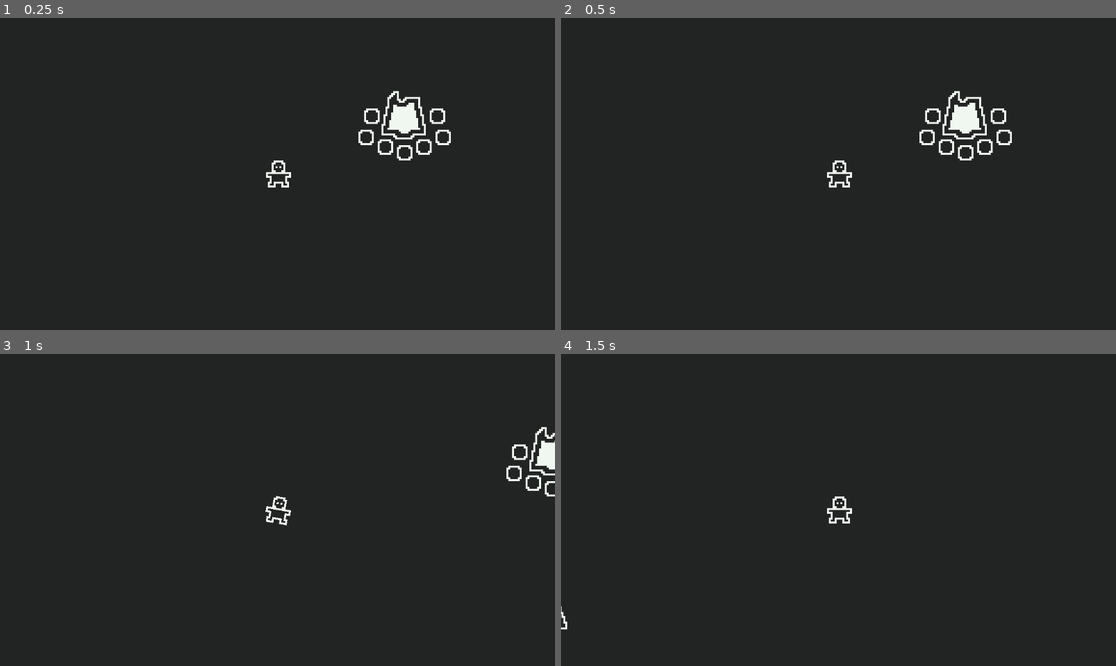
Above: before the commit, frames 1-4 (two rows, left to right).
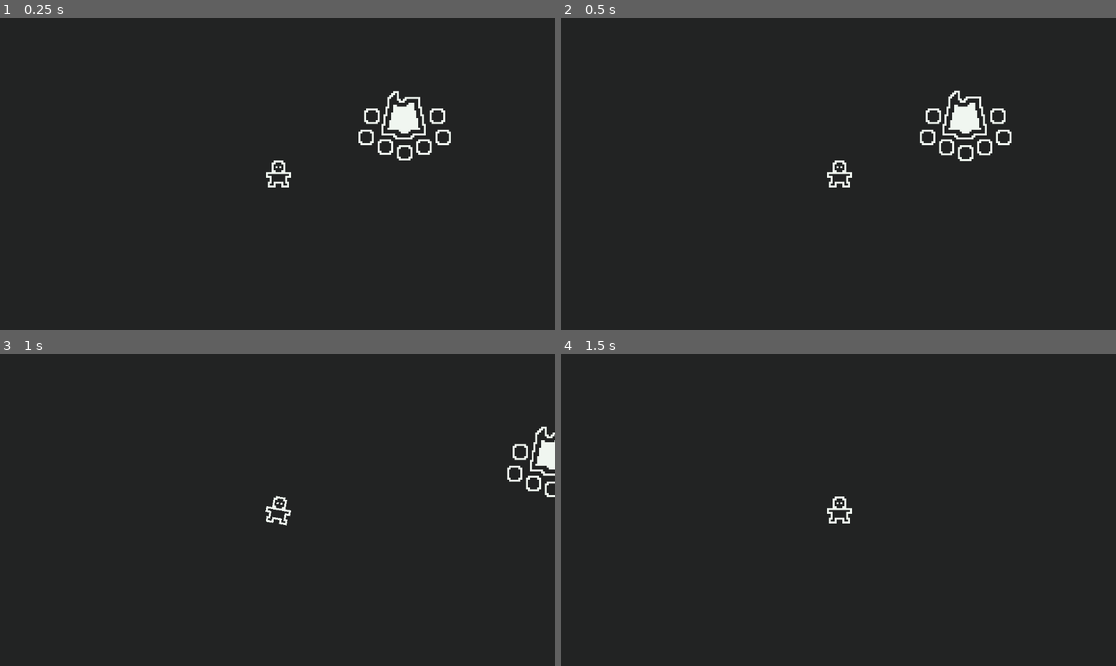
Above: after the commit, the same moments.

Repository: ArthurNaue/survival
Game: Godot game, scene res://scenes/world/root/world.tscn
The game is run twice, just before and just after one commit, with the same random seed, the same clock (stepped at 60 frames per second) and the same inputs.
Inputs (mouse positions are in pixels of both pictures, inside the frame that each line leads up to):
- Up to frame 1 (0.25 s): no input
- Up to frame 2 (0.5 s): no input
- Up to frame 3 (1 s): move the mouse to (399, 494) at 0.52 s; hold A (A) from 0.53 s (still down); tap D (D) at 0.8 s
- Up to frame 4 (1.5 s): move the mouse to (727, 525) at 1.27 s; release A (A) at 1.28 s; tap D (D) at 1.35 s

Frame 1 is identical in both runs. In frame 2, 0.2% of the frame differs, in the area x 64-82%, y 23-46%; in frame 3, 0.2%; in frame 4, less than 0.1%.

Commit message:
resourceObjects Revamp

Diff:
--- a/project.godot
+++ b/project.godot
@@ -77,7 +77,10 @@
 [layer_names]
 
 2d_physics/layer_1="world"
-2d_physics/layer_2="player"
+2d_physics/layer_2="resourceObjects"
+2d_physics/layer_3="constructions"
+2d_physics/layer_4="enemies"
+2d_physics/layer_5="player"
 
 [rendering]
 
--- /dev/null
+++ b/resources/resourceObjects/ironRock/root/ironRockStats.tres
@@ -0,0 +1,11 @@
+[gd_resource type="Resource" script_class="ResourceObjectsStats" load_steps=4 format=3 uid="uid://dgddv8v2nw1er"]
+
+[ext_resource type="Resource" uid="uid://bpgpe5wl8r21o" path="res://resources/items/resources/iron/root/ironStats.tres" id="1_5ikcy"]
+[ext_resource type="Script" path="res://scripts/resourceObjects/stats/root/resourceObjectsStats.gd" id="2_1mkq6"]
+[ext_resource type="Texture2D" uid="uid://d2jhmnn6bj56g" path="res://assets/images/resourceObjects/ironRock/root/ironRock.png" id="3_7ttb5"]
+
+[resource]
+script = ExtResource("2_1mkq6")
+sprite = ExtResource("3_7ttb5")
+health = 25
+drop = ExtResource("1_5ikcy")
--- a/resources/resourceObjects/rock/root/rockStats.tres
+++ b/resources/resourceObjects/rock/root/rockStats.tres
@@ -1,9 +1,11 @@
-[gd_resource type="Resource" script_class="ResourceObjectsStats" load_steps=3 format=3 uid="uid://bkqm4fp34ty5s"]
+[gd_resource type="Resource" script_class="ResourceObjectsStats" load_steps=4 format=3 uid="uid://bkqm4fp34ty5s"]
 
 [ext_resource type="Resource" uid="uid://c3vwr4y0tieqj" path="res://resources/items/resources/stone/root/stoneStats.tres" id="1_1hjhe"]
 [ext_resource type="Script" path="res://scripts/resourceObjects/stats/root/resourceObjectsStats.gd" id="1_ivy0y"]
+[ext_resource type="Texture2D" uid="uid://dne6w5dgho0vy" path="res://assets/images/resourceObjects/rock/root/rock.png" id="3_00jyj"]
 
 [resource]
 script = ExtResource("1_ivy0y")
+sprite = ExtResource("3_00jyj")
 health = 5
 drop = ExtResource("1_1hjhe")
--- a/resources/resourceObjects/tree/root/treeStats.tres
+++ b/resources/resourceObjects/tree/root/treeStats.tres
@@ -1,9 +1,11 @@
-[gd_resource type="Resource" script_class="ResourceObjectsStats" load_steps=3 format=3 uid="uid://dtjwabqaluuxq"]
+[gd_resource type="Resource" script_class="ResourceObjectsStats" load_steps=4 format=3 uid="uid://dtjwabqaluuxq"]
 
 [ext_resource type="Resource" uid="uid://bp4py70cguh7h" path="res://resources/items/resources/wood/root/woodStats.tres" id="1_3lwxh"]
 [ext_resource type="Script" path="res://scripts/resourceObjects/stats/root/resourceObjectsStats.gd" id="1_yypsq"]
+[ext_resource type="Texture2D" uid="uid://b2m7dsadgm178" path="res://assets/images/resourceObjects/tree/root/tree.png" id="3_c1ngp"]
 
 [resource]
 script = ExtResource("1_yypsq")
-health = 3
+sprite = ExtResource("3_c1ngp")
+health = 2
 drop = ExtResource("1_3lwxh")
--- a/scenes/constructions/root/construction.tscn
+++ b/scenes/constructions/root/construction.tscn
@@ -47,7 +47,8 @@
 size = Vector2(42, 43)
 
 [node name="construction" type="StaticBody2D" node_paths=PackedStringArray("sprite")]
-collision_mask = 2
+collision_layer = 4
+collision_mask = 31
 script = ExtResource("1_8pj86")
 sprite = NodePath("sprite")
 
@@ -65,7 +66,8 @@
 }
 
 [node name="hitbox" type="Area2D" parent="."]
-collision_mask = 2
+collision_layer = 4
+collision_mask = 16
 
 [node name="col" type="CollisionShape2D" parent="hitbox"]
 position = Vector2(0, 0.5)
--- a/scenes/entities/player/root/player.tscn
+++ b/scenes/entities/player/root/player.tscn
@@ -67,7 +67,8 @@
 }
 
 [node name="player" type="CharacterBody2D" node_paths=PackedStringArray("sprite", "animation", "gui") groups=["player"]]
-collision_layer = 2
+collision_layer = 16
+collision_mask = 31
 script = ExtResource("1_7lwcm")
 sprite = NodePath("sprite")
 animation = NodePath("anim")
@@ -90,7 +91,8 @@
 autoplay = "idle"
 
 [node name="hitbox" type="Area2D" parent="."]
-collision_layer = 2
+collision_layer = 16
+collision_mask = 6
 
 [node name="col" type="CollisionShape2D" parent="hitbox"]
 position = Vector2(0.5, 0)
--- a/scenes/items/root/item.tscn
+++ b/scenes/items/root/item.tscn
@@ -68,13 +68,16 @@
 
 [node name="item" type="StaticBody2D" node_paths=PackedStringArray("sprite")]
 scale = Vector2(0.5, 0.5)
+collision_layer = 2
+collision_mask = 16
 script = ExtResource("1_6x1xf")
 sprite = NodePath("sprite")
 
 [node name="sprite" type="Sprite2D" parent="."]
 
 [node name="hitbox" type="Area2D" parent="."]
-collision_mask = 2
+collision_layer = 2
+collision_mask = 16
 
 [node name="col" type="CollisionShape2D" parent="hitbox"]
 shape = SubResource("RectangleShape2D_lctf7")
--- a/scenes/resourceObjects/rock/root/rock.tscn
+++ b/scenes/resourceObjects/root/resourceObjects.tscn
@@ -1,7 +1,6 @@
 [gd_scene load_steps=13 format=3 uid="uid://cgol6uoqdcvtj"]
 
 [ext_resource type="Script" path="res://scripts/resourceObjects/root/resourceObjects.gd" id="1_6xegt"]
-[ext_resource type="Texture2D" uid="uid://dne6w5dgho0vy" path="res://assets/images/resourceObjects/rock/root/rock.png" id="1_waexf"]
 [ext_resource type="Resource" uid="uid://bkqm4fp34ty5s" path="res://resources/resourceObjects/rock/root/rockStats.tres" id="2_6mld6"]
 [ext_resource type="Script" path="res://scripts/components/damageButton/root/damageButtonComponent.gd" id="2_nv7lx"]
 [ext_resource type="Script" path="res://scripts/components/health/root/healthComponent.gd" id="3_rlpai"]
@@ -72,22 +71,23 @@
 "idle": SubResource("Animation_slsmk")
 }
 
-[node name="rock" type="StaticBody2D"]
-collision_mask = 2
+[sub_resource type="RectangleShape2D" id="RectangleShape2D_p2doa"]
+size = Vector2(10, 6)
+
+[node name="resourceObjects" type="StaticBody2D" node_paths=PackedStringArray("sprite")]
+collision_layer = 2
+collision_mask = 31
 script = ExtResource("1_6xegt")
 stats = ExtResource("2_6mld6")
+sprite = NodePath("sprite")
 
 [node name="sprite" type="Sprite2D" parent="."]
-texture = ExtResource("1_waexf")
-
-[node name="CollisionPolygon2D" type="CollisionPolygon2D" parent="."]
-polygon = PackedVector2Array(-16, 16, 16, 16, 16, 10, 15, 10, 15, 9, 14, 9, 14, 8, 13, 8, 13, 7, 12, 7, 12, 4, 9, 4, 9, 2, 8, 2, 8, 1, 7, 1, 7, 0, 5, 0, 5, -2, -6, -2, -6, 1, -7, 1, -7, 2, -8, 2, -8, 4, -9, 4, -9, 5, -10, 5, -10, 7, -13, 7, -13, 9, -14, 9, -14, 11, -15, 11, -15, 13, -16, 13)
 
 [node name="damageButtonComponent" type="Button" parent="." node_paths=PackedStringArray("healthComponent")]
 modulate = Color(1, 1, 1, 0)
 self_modulate = Color(1, 1, 1, 0)
 offset_left = -16.0
-offset_top = -2.0
+offset_top = -16.0
 offset_right = 16.0
 offset_bottom = 16.0
 pivot_offset = Vector2(16, 9)
@@ -120,5 +120,9 @@
 }
 autoplay = "idle"
 
+[node name="col" type="CollisionShape2D" parent="."]
+position = Vector2(0, 13)
+shape = SubResource("RectangleShape2D_p2doa")
+
 [connection signal="tree_exited" from="." to="." method="_on_tree_exited"]
 [connection signal="pressed" from="damageButtonComponent" to="damageButtonComponent" method="_on_pressed"]
--- a/scenes/resourceObjects/tree/root/tree.tscn
+++ /dev/null
@@ -1,125 +0,0 @@
-[gd_scene load_steps=13 format=3 uid="uid://q8vpbvjgr54"]
-
-[ext_resource type="Script" path="res://scripts/resourceObjects/root/resourceObjects.gd" id="1_1axd1"]
-[ext_resource type="Texture2D" uid="uid://b2m7dsadgm178" path="res://assets/images/resourceObjects/tree/root/tree.png" id="1_u5d8q"]
-[ext_resource type="Resource" uid="uid://dtjwabqaluuxq" path="res://resources/resourceObjects/tree/root/treeStats.tres" id="2_1aksf"]
-[ext_resource type="Script" path="res://scripts/components/health/root/healthComponent.gd" id="2_omc26"]
-[ext_resource type="Script" path="res://scripts/components/healthBar/root/healthBarComponent.gd" id="3_uohmi"]
-[ext_resource type="Script" path="res://scripts/components/damageButton/root/damageButtonComponent.gd" id="4_jljux"]
-
-[sub_resource type="StyleBoxFlat" id="StyleBoxFlat_emdyx"]
-bg_color = Color(0.133333, 0.137255, 0.137255, 1)
-border_width_left = 1
-border_width_top = 1
-border_width_right = 1
-border_width_bottom = 1
-border_color = Color(0.941176, 0.964706, 0.941176, 1)
-
-[sub_resource type="StyleBoxFlat" id="StyleBoxFlat_ko52p"]
-bg_color = Color(0.941176, 0.964706, 0.941176, 1)
-border_color = Color(0.133333, 0.137255, 0.137255, 1)
-
-[sub_resource type="Animation" id="Animation_1txrj"]
-length = 0.001
-tracks/0/type = "value"
-tracks/0/imported = false
-tracks/0/enabled = true
-tracks/0/path = NodePath("sprite:rotation")
-tracks/0/interp = 1
-tracks/0/loop_wrap = true
-tracks/0/keys = {
-"times": PackedFloat32Array(0),
-"transitions": PackedFloat32Array(1),
-"update": 0,
-"values": [0.0]
-}
-
-[sub_resource type="Animation" id="Animation_uooll"]
-resource_name = "hit"
-length = 0.4
-tracks/0/type = "value"
-tracks/0/imported = false
-tracks/0/enabled = true
-tracks/0/path = NodePath("sprite:rotation")
-tracks/0/interp = 1
-tracks/0/loop_wrap = true
-tracks/0/keys = {
-"times": PackedFloat32Array(0, 0.1, 0.2, 0.3, 0.4),
-"transitions": PackedFloat32Array(1, 1, 1, 1, 1),
-"update": 0,
-"values": [0.0, 0.174533, 0.0, -0.174533, 0.0]
-}
-
-[sub_resource type="Animation" id="Animation_ms1pn"]
-resource_name = "idle"
-length = 0.1
-tracks/0/type = "value"
-tracks/0/imported = false
-tracks/0/enabled = true
-tracks/0/path = NodePath("sprite:rotation")
-tracks/0/interp = 1
-tracks/0/loop_wrap = true
-tracks/0/keys = {
-"times": PackedFloat32Array(0),
-"transitions": PackedFloat32Array(1),
-"update": 0,
-"values": [0.0]
-}
-
-[sub_resource type="AnimationLibrary" id="AnimationLibrary_35vcy"]
-_data = {
-"RESET": SubResource("Animation_1txrj"),
-"hit": SubResource("Animation_uooll"),
-"idle": SubResource("Animation_ms1pn")
-}
-
-[node name="tree" type="StaticBody2D"]
-collision_mask = 2
-script = ExtResource("1_1axd1")
-stats = ExtResource("2_1aksf")
-
-[node name="sprite" type="Sprite2D" parent="."]
-texture = ExtResource("1_u5d8q")
-
-[node name="col" type="CollisionPolygon2D" parent="."]
-polygon = PackedVector2Array(-3, 16, 3, 16, 3, 0, 8, 0, 8, -4, 7, -4, 7, -7, 6, -7, 6, -9, 5, -9, 5, -12, 4, -12, 4, -14, 3, -14, 3, -16, -3, -16, -3, -14, -4, -14, -4, -12, -5, -12, -5, -9, -6, -9, -6, -7, -7, -7, -7, -4, -8, -4, -8, 0, -3, 0)
-
-[node name="healthComponent" type="Node2D" parent="." node_paths=PackedStringArray("healthBarComponent", "anim")]
-script = ExtResource("2_omc26")
-healthBarComponent = NodePath("../healthBarComponent")
-anim = NodePath("../anim")
-
-[node name="healthBarComponent" type="ProgressBar" parent="."]
-visible = false
-offset_left = -16.0
-offset_top = 16.0
-offset_right = 16.0
-offset_bottom = 22.0
-scale = Vector2(0.5, 0.5)
-pivot_offset = Vector2(16, 2)
-theme_override_styles/background = SubResource("StyleBoxFlat_emdyx")
-theme_override_styles/fill = SubResource("StyleBoxFlat_ko52p")
-value = 50.0
-show_percentage = false
-script = ExtResource("3_uohmi")
-
-[node name="damageButtonComponent" type="Button" parent="." node_paths=PackedStringArray("healthComponent")]
-modulate = Color(1, 1, 1, 0)
-self_modulate = Color(1, 1, 1, 0)
-offset_left = -8.0
-offset_top = -16.0
-offset_right = 8.0
-offset_bottom = 16.0
-pivot_offset = Vector2(8, 16)
-flat = true
-script = ExtResource("4_jljux")
-healthComponent = NodePath("../healthComponent")
-
-[node name="anim" type="AnimationPlayer" parent="."]
-libraries = {
-"": SubResource("AnimationLibrary_35vcy")
-}
-autoplay = "idle"
-
-[connection signal="tree_exited" from="." to="." method="_on_tree_exited"]
-[connection signal="pressed" from="damageButtonComponent" to="damageButtonComponent" method="_on_pressed"]
--- a/scenes/world/campfire/root/campfire.tscn
+++ b/scenes/world/campfire/root/campfire.tscn
@@ -1,23 +1,59 @@
-[gd_scene load_steps=6 format=3 uid="uid://bf6dnfpckiet0"]
+[gd_scene load_steps=8 format=3 uid="uid://bf6dnfpckiet0"]
 
 [ext_resource type="Script" path="res://scripts/world/campfire/root/campfire.gd" id="1_gqt87"]
 [ext_resource type="Texture2D" uid="uid://bijdsaknb5tmk" path="res://assets/images/world/campfire/root/campfire.png" id="1_ltyrb"]
 [ext_resource type="Script" path="res://scripts/components/interactText/root/interactTextComponent.gd" id="2_c5jdo"]
 
-[sub_resource type="RectangleShape2D" id="RectangleShape2D_cvhoq"]
-size = Vector2(48, 36)
-
 [sub_resource type="RectangleShape2D" id="RectangleShape2D_528hi"]
 size = Vector2(57, 44)
 
+[sub_resource type="Animation" id="Animation_mdp01"]
+resource_name = "anm"
+length = 5.0
+loop_mode = 1
+tracks/0/type = "value"
+tracks/0/imported = false
+tracks/0/enabled = true
+tracks/0/path = NodePath("sprite:scale")
+tracks/0/interp = 1
+tracks/0/loop_wrap = true
+tracks/0/keys = {
+"times": PackedFloat32Array(0, 2.5),
+"transitions": PackedFloat32Array(1, 1),
+"update": 0,
+"values": [Vector2(1, 1), Vector2(0.95, 1.05)]
+}
+
+[sub_resource type="Animation" id="Animation_8jg8j"]
+length = 0.001
+tracks/0/type = "value"
+tracks/0/imported = false
+tracks/0/enabled = true
+tracks/0/path = NodePath("sprite:scale")
+tracks/0/interp = 1
+tracks/0/loop_wrap = true
+tracks/0/keys = {
+"times": PackedFloat32Array(0),
+"transitions": PackedFloat32Array(1),
+"update": 0,
+"values": [Vector2(1, 1)]
+}
+
+[sub_resource type="AnimationLibrary" id="AnimationLibrary_2dfbk"]
+_data = {
+"RESET": SubResource("Animation_8jg8j"),
+"anim": SubResource("Animation_mdp01")
+}
+
 [node name="campfire" type="StaticBody2D"]
+collision_mask = 31
 script = ExtResource("1_gqt87")
 
 [node name="sprite" type="Sprite2D" parent="."]
 texture = ExtResource("1_ltyrb")
 
-[node name="col" type="CollisionShape2D" parent="."]
-shape = SubResource("RectangleShape2D_cvhoq")
+[node name="col" type="CollisionPolygon2D" parent="."]
+polygon = PackedVector2Array(-3, -18, -6, -18, -6, -17, -7, -17, -7, -16, -8, -16, -8, -15, -9, -15, -9, -10, -10, -10, -10, -8, -14, -8, -14, -9, -20, -9, -20, -8, -21, -8, -21, -2, -20, -2, -20, -1, -20, 2, -23, 2, -23, 3, -24, 3, -24, 9, -23, 9, -23, 10, -17, 10, -17, 9, -16, 9, -14, 9, -14, 14, -13, 14, -13, 15, -7, 15, -7, 14, -6, 14, -4, 14, -4, 17, -3, 17, -3, 18, 3, 18, 3, 17, 4, 17, 4, 14, 7, 14, 7, 15, 13, 15, 13, 14, 14, 14, 14, 10, 23, 10, 23, 9, 24, 9, 24, 3, 23, 3, 23, 2, 21, 2, 21, -8, 20, -8, 20, -9, 14, -9, 9, -9, 9, -10, 8, -10, 8, -15, 0, -15, 0, -14, -1, -14, -1, -13, -2, -13, -2, -14, -3, -14)
 
 [node name="interactTextComponent" type="RichTextLabel" parent="."]
 offset_right = 40.0
@@ -30,17 +66,23 @@
 offset_top = -45.0
 offset_right = 115.0
 offset_bottom = -5.0
-scale = Vector2(0.8, 0.8)
+scale = Vector2(0.6, 0.6)
 pivot_offset = Vector2(115, 20)
 bbcode_enabled = true
 text = "THIS REMINDS YOU OF HOME"
 
 [node name="hitbox" type="Area2D" parent="."]
-collision_mask = 2
+collision_mask = 16
 
 [node name="col" type="CollisionShape2D" parent="hitbox"]
 position = Vector2(0.5, 0)
 shape = SubResource("RectangleShape2D_528hi")
 
+[node name="anim" type="AnimationPlayer" parent="."]
+libraries = {
+"": SubResource("AnimationLibrary_2dfbk")
+}
+autoplay = "anim"
+
 [connection signal="area_entered" from="hitbox" to="." method="_on_hitbox_area_entered"]
 [connection signal="area_exited" from="hitbox" to="." method="_on_hitbox_area_exited"]
--- a/scenes/world/root/world.tscn
+++ b/scenes/world/root/world.tscn
@@ -33,7 +33,6 @@
 tile_set = SubResource("TileSet_t7oi7")
 
 [node name="spawnResourceObjectTimer" type="Timer" parent="."]
-wait_time = 0.1
 autostart = true
 
 [node name="campfire" parent="." instance=ExtResource("3_4y18a")]
--- a/scripts/components/healthBar/root/healthBarComponent.gd
+++ b/scripts/components/healthBar/root/healthBarComponent.gd
@@ -7,7 +7,8 @@
 	UpdateBar.connect(_on_update_bar)
 
 func _on_update_bar(newValue: int) -> void:
-	visible = true
 	value = newValue
-	await get_tree().create_timer(0.5).timeout
-	visible = false
+	if !visible:
+		visible = true
+		await get_tree().create_timer(0.5).timeout
+		visible = false
--- a/scripts/managers/worldManager/root/worldManager.gd
+++ b/scripts/managers/worldManager/root/worldManager.gd
@@ -1,10 +1,12 @@
 extends Node2D
 
 const itemDropScene = preload("res://scenes/items/root/item.tscn")
+const resourceObject = preload("res://scenes/resourceObjects/root/resourceObjects.tscn")
 
 var resourceObjects := [
-	load("res://scenes/resourceObjects/tree/root/tree.tscn"),
-	load("res://scenes/resourceObjects/rock/root/rock.tscn")
+	load("res://resources/resourceObjects/tree/root/treeStats.tres"),
+	load("res://resources/resourceObjects/rock/root/rockStats.tres"),
+	load("res://resources/resourceObjects/ironRock/root/ironRockStats.tres")
 ]
 
 func spawn_item_drop(itemStats, location: Vector2) -> void:
@@ -14,7 +16,8 @@
 	itemDrop.global_position = location
 
 func spawn_resource_object():
-	var resource = resourceObjects.pick_random().instantiate() as ResourceObjects
+	var resource = resourceObject.instantiate() as ResourceObjects
+	resource.stats = resourceObjects.pick_random()
 	var location = Vector2(randi_range(0, 1000), randi_range(0, 1000))
 	while location.distance_to(get_tree().get_first_node_in_group("player").global_position) < 200:
 		location = Vector2(randi_range(0, 1000), randi_range(0, 1000))
--- a/scripts/resourceObjects/root/resourceObjects.gd
+++ b/scripts/resourceObjects/root/resourceObjects.gd
@@ -3,5 +3,11 @@
 
 @export var stats: ResourceObjectsStats
 
+@export_group("nodes")
+@export var sprite: Sprite2D
+
+func _ready() -> void:
+	sprite.texture = stats.sprite
+
 func _on_tree_exited() -> void:
 	WorldManager.spawn_item_drop(stats.drop, global_position)
--- a/scripts/resourceObjects/stats/root/resourceObjectsStats.gd
+++ b/scripts/resourceObjects/stats/root/resourceObjectsStats.gd
@@ -1,5 +1,6 @@
 extends Resource
 class_name ResourceObjectsStats
 
-@export_range(1, 6) var health: int
+@export var sprite: Texture
+@export_range(1, 25) var health: int
 @export var drop: ItemStats
Binary file added: assets/images/resourceObjects/ironRock/root/ironRock.png
Not shown, added: assets/images/resourceObjects/ironRock/root/ironRock.png.import
